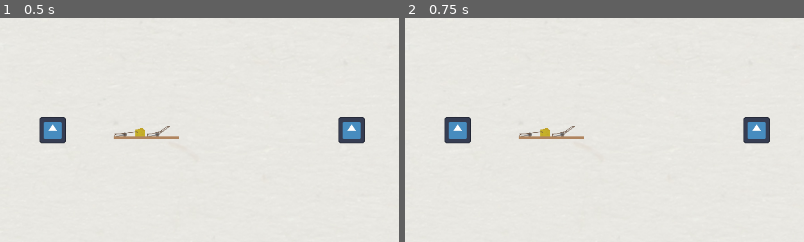
Above: before the commit, frames 1-2 (left to right).
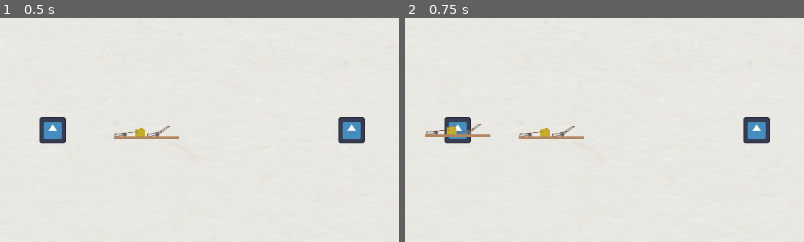
Above: after the commit, the same moments.

Repository: footvaalvica/CheeseInTheTrap
Game: Godot game, scene res://map_test.tscn
The game is run twice, just before and just after one commit, with the same random seed, the same clock (stepped at 60 frames per second) and the same inputs. The project has no main scene, so this scene is started directly. The engine's default icon, where the game draws it, is replaced by a stand-in: a white triangle on a blue panel in a dark square.
Inputs (mouse positions are % of the whole screen's width and height, from its top left):
- Up to frame 1 (0.5 s): no input
- Up to frame 2 (0.75 s): tap Enter at 0.5 s; move the mouse to (72, 45) at 0.52 s; hold Q (place_trap, bound only after the commit) from 0.53 s (still down)
The pictures show only the part of the screen within x 0-50%, y 35-85%; the shares and areas given below are measured in that part.

Frame 1 is identical in both runs. In frame 2, 0.4% of the frame differs, in the area x 5-22%, y 47-54%.

Commit message:
add trap spawning

Diff:
--- a/project.godot
+++ b/project.godot
@@ -41,6 +41,11 @@
 "events": [Object(InputEventMouseButton,"resource_local_to_scene":false,"resource_name":"","device":-1,"window_id":0,"a …(258 unchanged characters)…
 ]
 }
+place_trap={
+"deadzone": 0.5,
+"events": [Object(InputEventKey,"resource_local_to_scene":false,"resource_name":"","device":-1,"window_id":0,"alt_pressed":false,"shift_pressed":false,"ctrl_pressed":false,"meta_pressed":false,"pressed":false,"keycode":0,"physical_keycode":81,"key_label":0,"unicode":113,"echo":false,"script":null)
+]
+}
 
 [layer_names]
 
--- a/scripts/GameManager.gd
+++ b/scripts/GameManager.gd
@@ -53,6 +53,29 @@
 	var distance : float = actor.position.x - trap.position.x # FIXME : need to improve this to work with floors
 	return distance < DISTANCE_TO_TRAP
 
+func can_place_trap(position : Vector2) -> bool :
+	var trap_object_list : Array [Node] = get_tree().get_nodes_in_group("Trap")
+	for trap_object in trap_object_list :
+		var trap_object_2d : Node2D = trap_object as Node2D
+		var distance : float = abs(trap_object_2d.position.x - position.x) # FIXME Check if in same level
+		if distance < DISTANCE_TO_TRAP :
+			print_debug(distance)
+			print_debug(trap_object.name)
+			return false
+	return true
+
+func spawn_trap(trap : PackedScene, position : Vector2) -> void :
+	if _number_of_traps == 0 :
+		print_debug("out of traps")
+		return
+	if not can_place_trap(position):
+		print_debug("too close")
+		return
+	print_debug("place")
+	var trap_instance : Node2D = trap.instantiate() as Node2D
+	trap_instance.position = position
+	get_parent().add_child(trap_instance)
+	_number_of_traps -= 1
 
 # Utility functions ------------------------------------------------------------
 
--- a/scripts/Tom.gd
+++ b/scripts/Tom.gd
@@ -1,4 +1,6 @@
 class_name Tom extends Player
+
+var trap_scene : PackedScene = load("res://trap.tscn")
 
 # Called when the node enters the scene tree for the first time.
 func _ready():
@@ -6,7 +8,8 @@
 
 # Called every frame. 'delta' is the elapsed time since the previous frame.
 func _process(delta):
-	pass
+	if Input.get_action_strength("place_trap") > 0 :
+		spawn_trap()
 
 func on_collision(body : Node2D) -> void :
 	var physics := body as PhysicsBody2D
@@ -17,5 +20,8 @@
 	if isJerry:
 		GameManager.instance().catch_jerry()
 
+func spawn_trap() -> void :
+	GameManager.instance().spawn_trap(trap_scene, position)
+
 func get_action_name_extension() -> String :
 	return "tom"
